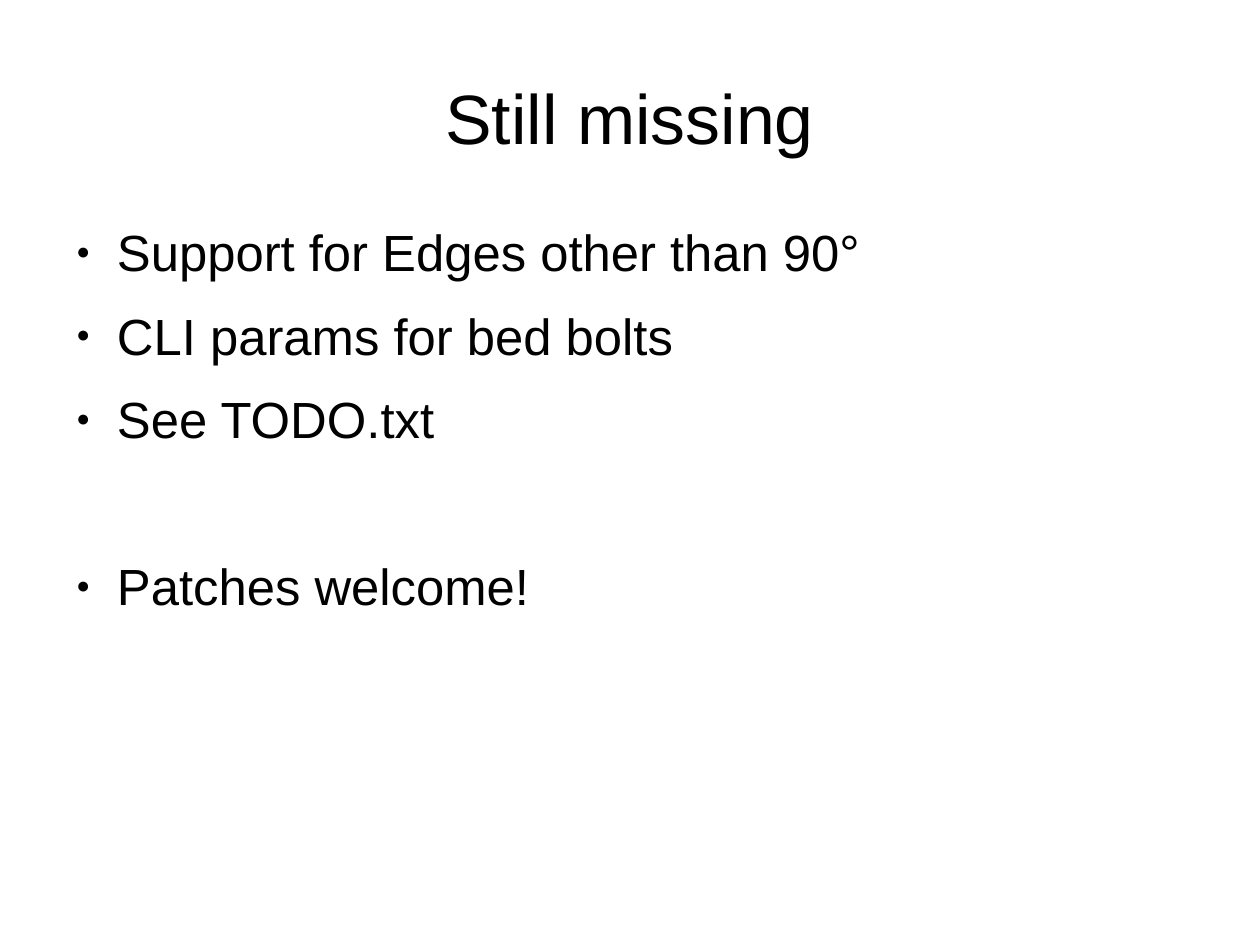
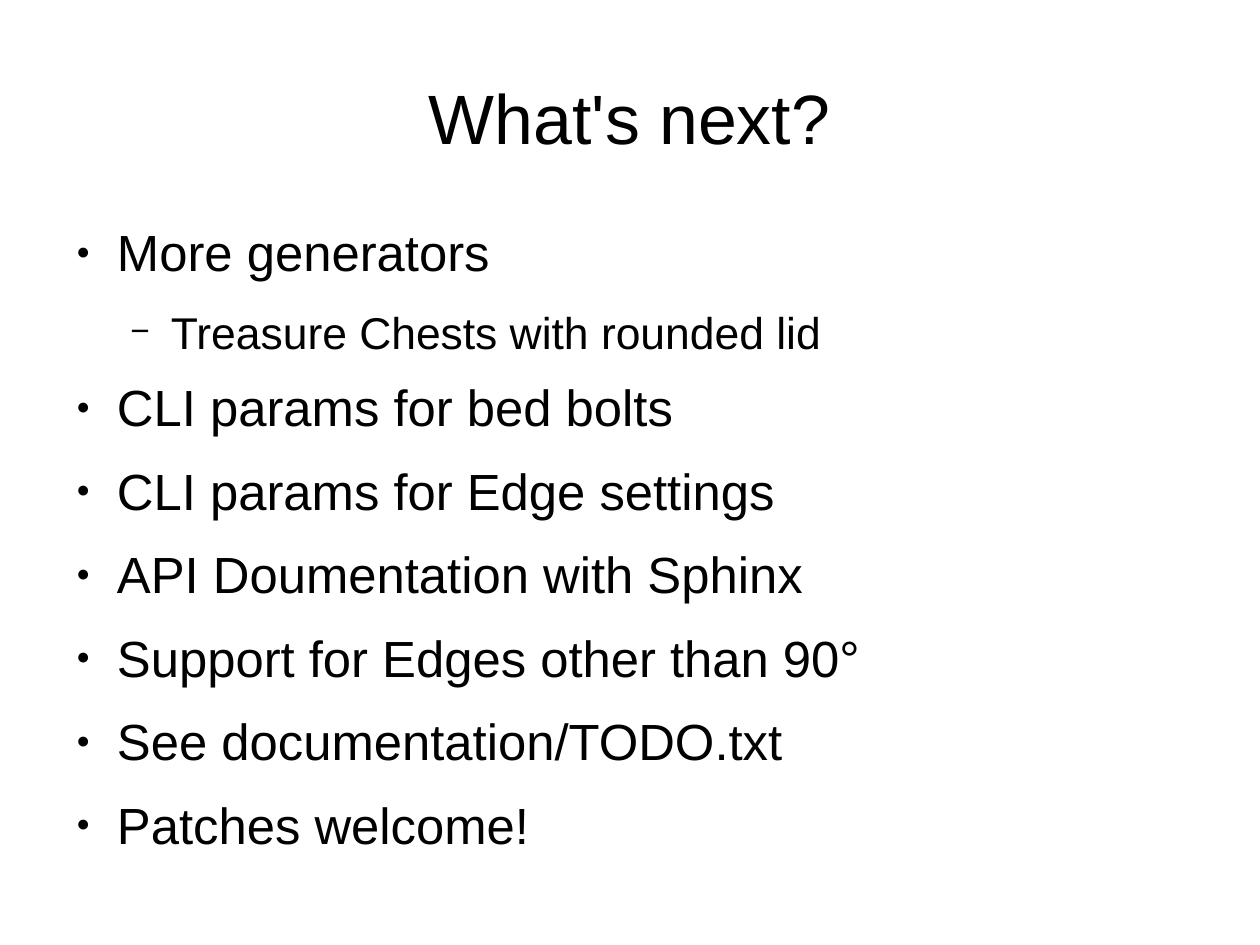
Before and after one commit to florianfesti/boxes, a slide deck: slide 38 of documentation/presentation.odp (slide 31 before the commit). Drawn at 1260x945 pixels with LibreOffice and Linux fonts; fonts in the diff are those of the drawing. Boxes give left, top, right and bottom in pixels: in the first picture for what was removed or moved away, otherwise in the second. Text is boxed around its words. In the diff, an @@ line names an element or a change of style, - is before the commit and + after.

```diff
--- a/documentation/presentation.odp
+++ b/documentation/presentation.odp
@@ title at (429,93,830,145): text changed @@
-Still missing
+What's next?
@@ text at (117,236,820,604): paragraphs added @@
+● More generators
+  − Treasure Chests with rounded lid
+● CLI params for bed bolts
+● CLI params for Edge settings
+● API Doumentation with Sphinx
@@ text at (117,723,782,761): text changed @@
-● CLI params for bed bolts
-● See TODO.txt
+● See documentation/TODO.txt
```
Also in this commit, not shown: 8 other slides changed, 7 slides added.
